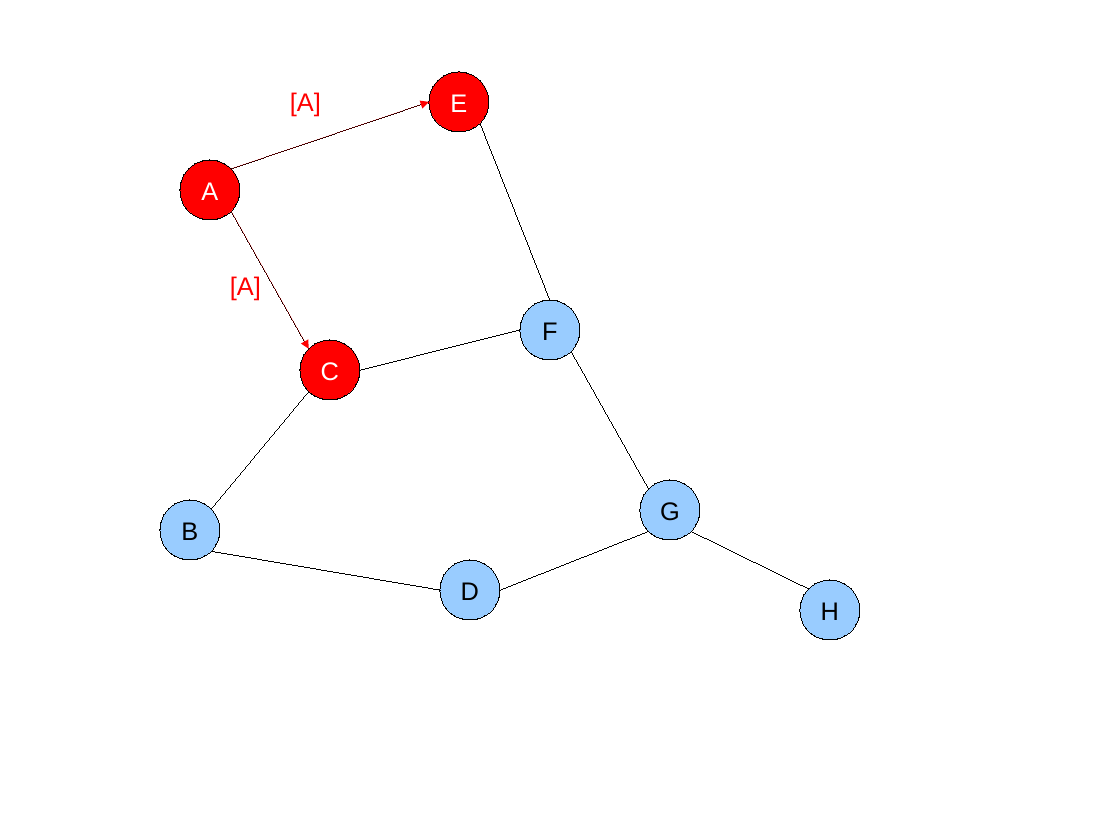
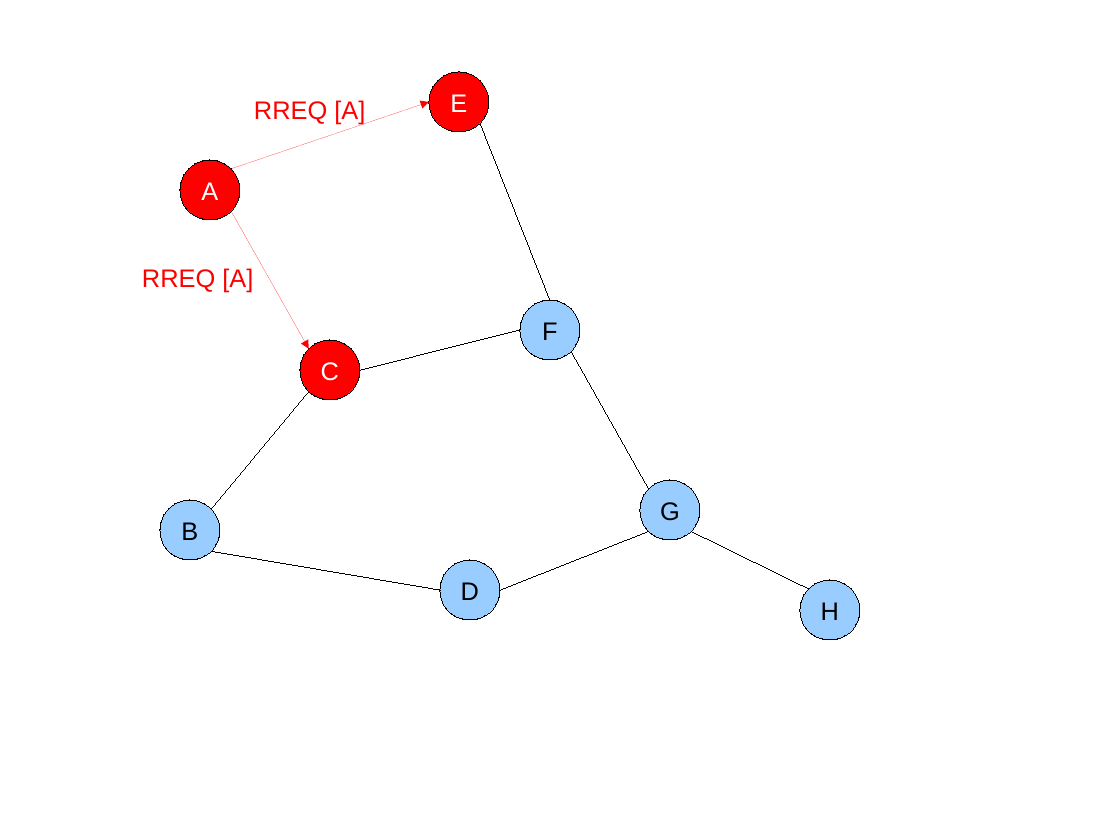
Before and after one commit to lbarbisan/adhoc, a slide deck: slide 3 of work/dsr/dsr_routage.odp. Drawn at 1120x840 pixels with LibreOffice and Linux fonts; fonts in the diff are those of the drawing. Boxes give left, top, right and bottom in pixels: in the first picture for what was removed or moved away, otherwise in the second. Text is boxed around its words. In the diff, an @@ line names an element or a change of style, - is before the commit and + after.

```diff
--- a/work/dsr/dsr_routage.odp
+++ b/work/dsr/dsr_routage.odp
@@ line removed from (232, 169) to (429, 102) @@
@@ text at [254,100,365,125]: text changed @@
-[A]
+RREQ [A]
@@ line removed from (309, 349) to (232, 211) @@
@@ text at [142,268,253,293]: text changed @@
-[A]
+RREQ [A]
```
Also in this commit, not shown: 4 other slides changed, 5 slides added.
